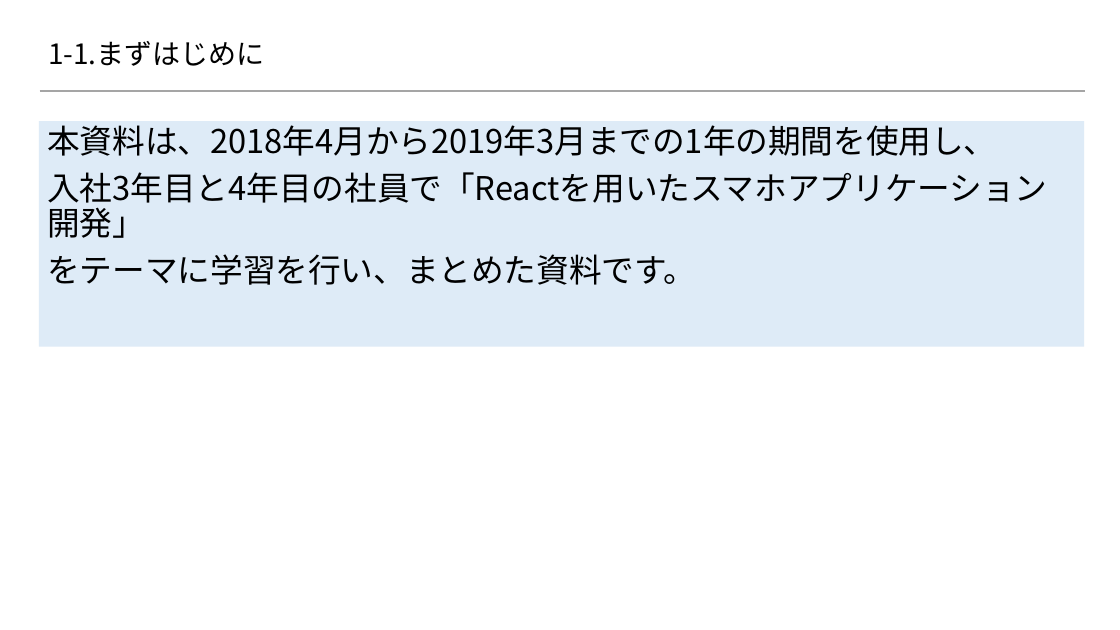
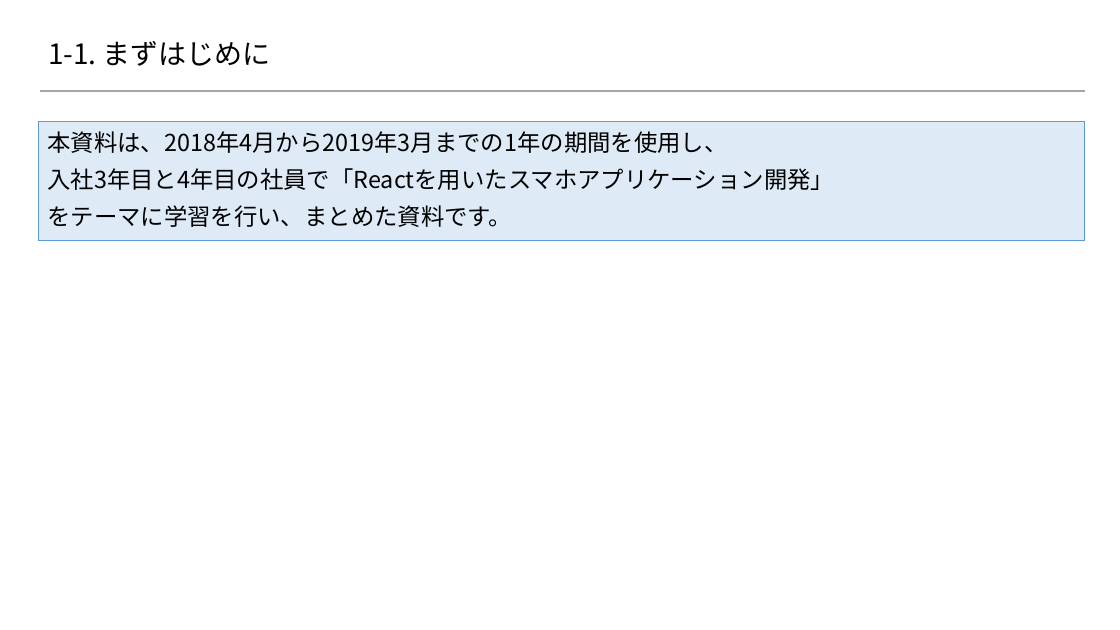
Before and after one commit to 2018SYSTEMI34/diary, a slide deck: slide 3 of doc/02_SlideShare/01.ネタ/２_Reactの基礎/Reactを用いたスマホアプリケーション開発入門 Reactの基礎編.pptx. Drawn at 1120x630 pixels with LibreOffice and Linux fonts; fonts in the diff are those of the drawing; background and template pictures are left out. Boxes give left, top, right and bottom in pixels: in the first picture for what was removed or moved away, otherwise in the second. Text is boxed around its words. In the diff, an @@ line names an element or a change of style, - is before the commit and + after.

```diff
--- a/doc/02_SlideShare/01.ネタ/２_Reactの基礎/Reactを用いたスマホアプリケーション開発入門 Reactの基礎編.pptx
+++ b/doc/02_SlideShare/01.ネタ/２_Reactの基礎/Reactを用いたスマホアプリケーション開発入門 Reactの基礎編.pptx
@@ title at (48,41,271,66): spaces changed @@
-1-1.まずはじめに
+1-1. まずはじめに
@@ text "本資料は、2018年4月から2019年3月までの1年の期間を使用し、": place and size @@
-text "本資料は、2018年4月から2019年3月までの1年の期間を使用し、" at (39,121,1084,347)
+text "本資料は、2018年4月から2019年3月までの1年の期間を使用し、" at (39,121,1084,241)
@@ text "本資料は、2018年4月から2019年3月までの1年の期間を使用し、" at (39,121,1084,241): size 28 to 20 pt; vertical alignment top to middle @@
```
Also in this commit, not shown: 18 other slides changed.
